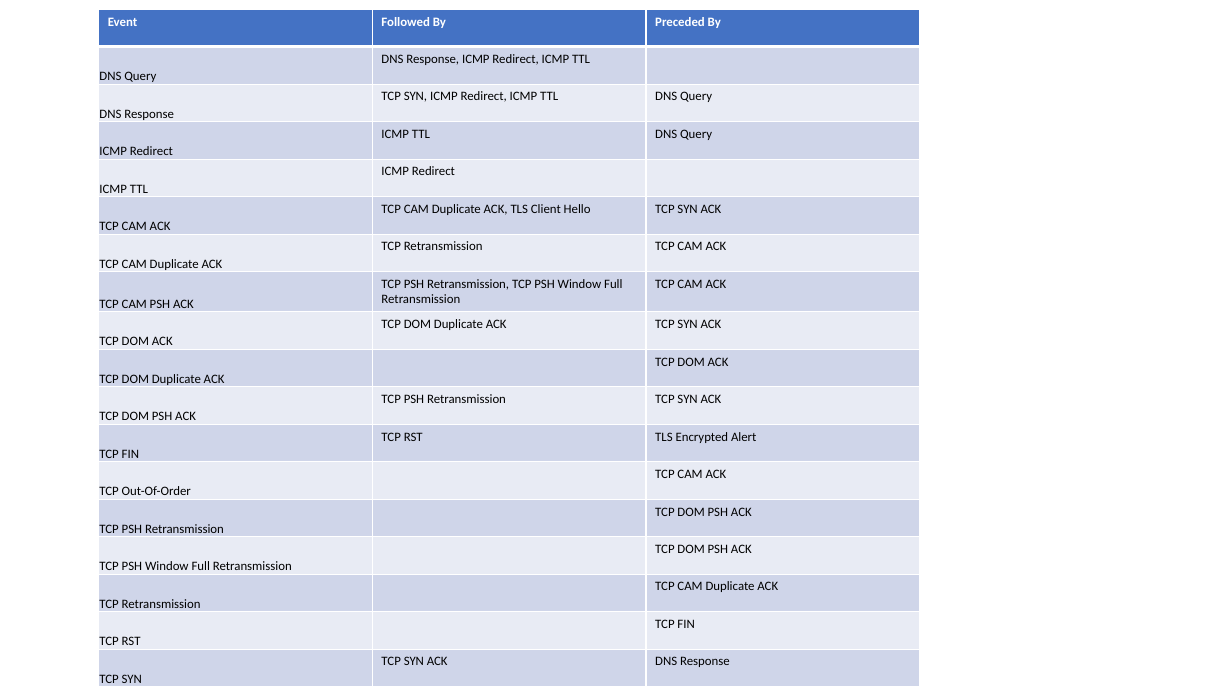
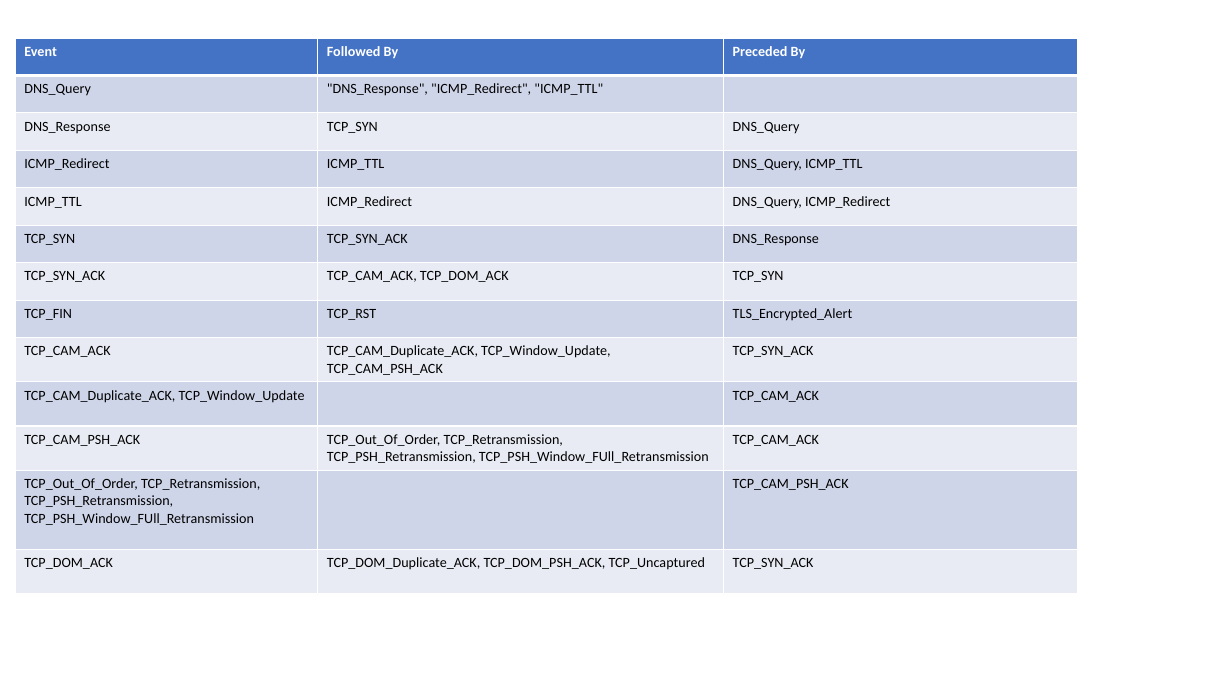
Before and after one commit to Ebiquity/system_data_generator, a slide deck: slide 2 of network_data_kg.pptx. Drawn at 1232x693 pixels with LibreOffice and Linux fonts; fonts in the diff are those of the drawing. Boxes give left, top, right and bottom in pixels: in the first picture for what was removed or moved away, otherwise in the second. Text is boxed around its words. In the diff, an @@ line names an element or a change of style, - is before the commit and + after.

```diff
--- a/network_data_kg.pptx
+++ b/network_data_kg.pptx
@@ table at <box>15,38,1078,587</box> @@
-row 2: DNS Query | DNS Response, ICMP Redirect, ICMP TTL | 
-row 3: DNS Response | TCP SYN, ICMP Redirect, ICMP TTL | DNS Query
-row 4: ICMP Redirect | ICMP TTL | DNS Query
-row 5: ICMP TTL | ICMP Redirect | 
-row 6: TCP CAM ACK | TCP CAM Duplicate ACK, TLS Client Hello | TCP SYN ACK
-row 7: TCP CAM Duplicate ACK | TCP Retransmission | TCP CAM ACK
-row 8: TCP CAM PSH ACK | TCP PSH Retransmission, TCP PSH Window Full Retransmission | TCP CAM ACK
-row 9: TCP DOM ACK | TCP DOM Duplicate ACK | TCP SYN ACK
-row 10: TCP DOM Duplicate ACK |  | TCP DOM ACK
-row 11: TCP DOM PSH ACK | TCP PSH Retransmission | TCP SYN ACK
-row 12: TCP FIN | TCP RST | TLS Encrypted Alert
-row 13: TCP Out-Of-Order |  | TCP CAM ACK
-row 14: TCP PSH Retransmission |  | TCP DOM PSH ACK
-row 15: TCP PSH Window Full Retransmission |  | TCP DOM PSH ACK
-row 16: TCP Retransmission |  | TCP CAM Duplicate ACK
-row 17: TCP RST |  | TCP FIN
-row 18: TCP SYN | TCP SYN ACK | DNS Response
+row 2: DNS_Query | "DNS_Response", "ICMP_Redirect", "ICMP_TTL" | 
+row 3: DNS_Response | TCP_SYN | DNS_Query
+row 4: ICMP_Redirect | ICMP_TTL | DNS_Query, ICMP_TTL
+row 5: ICMP_TTL | ICMP_Redirect | DNS_Query, ICMP_Redirect
+row 6: TCP_SYN | TCP_SYN_ACK | DNS_Response
+row 7: TCP_SYN_ACK | TCP_CAM_ACK, TCP_DOM_ACK | TCP_SYN
+row 8: TCP_FIN | TCP_RST | TLS_Encrypted_Alert
+row 9: TCP_CAM_ACK | TCP_CAM_Duplicate_ACK, TCP_Window_Update, TCP_CAM_PSH_ACK | TCP_SYN_ACK
+row 10: TCP_CAM_Duplicate_ACK, TCP_Window_Update |  | TCP_CAM_ACK
+row 11: TCP_CAM_PSH_ACK | TCP_Out_Of_Order, TCP_Retransmission, TCP_PSH_Retransmission, TCP_PSH_Window_FUll_Retransmission | TCP_CAM_ACK
+row 12: TCP_Out_Of_Order, TCP_Retransmission, TCP_PSH_Retransmission, TCP_PSH_Window_FUll_Retransmission |  | TCP_CAM_PSH_ACK
+row 13: TCP_DOM_ACK | TCP_DOM_Duplicate_ACK, TCP_DOM_PSH_ACK, TCP_Uncaptured | TCP_SYN_ACK
@@ table: place and size @@
-table at <box>99,9,920,691</box>
+table at <box>15,38,1078,587</box>
```
Also in this commit, not shown: 1 other slide changed, 17 other files.
